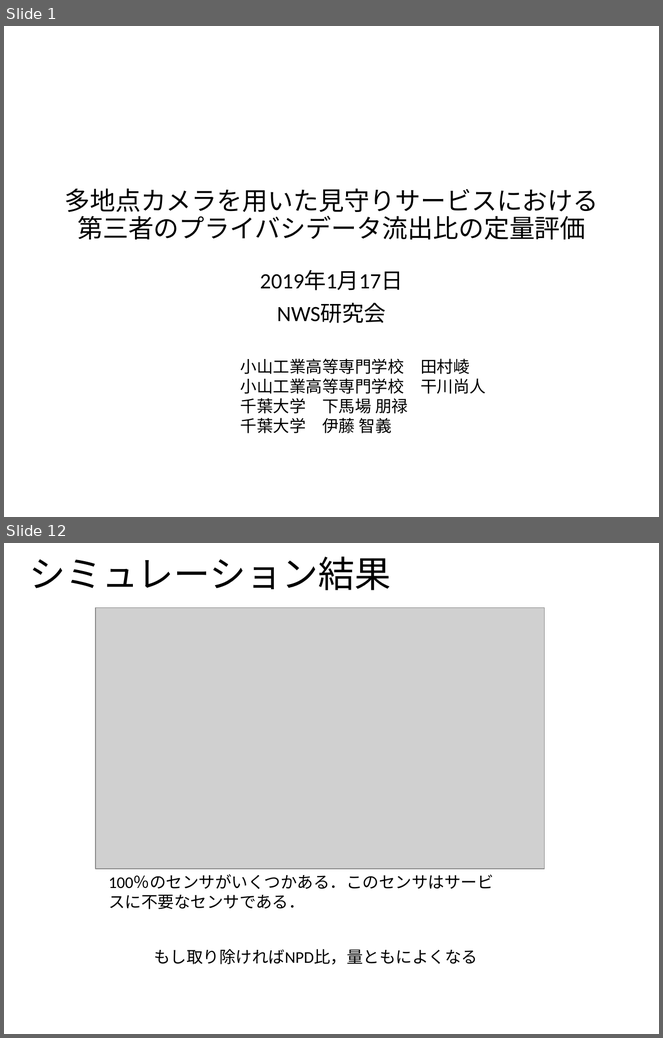
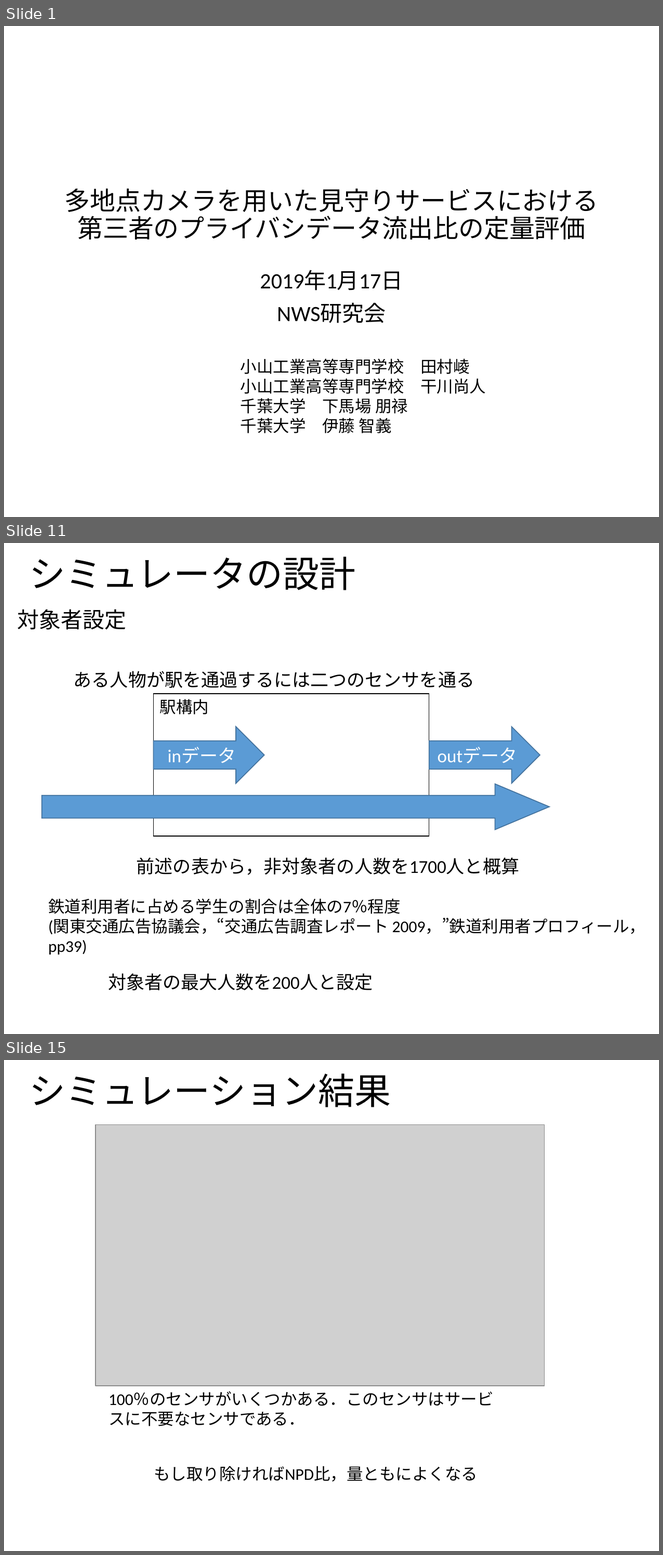
Before and after one commit to ao-megane/LplcOpenDataConverter, a slide deck: LplcOpenDataConverter/LplcOpenDataConverter/プレゼン/多地点カメラを用いた見守りサービスにおける第三者のプライバシデータ流出比の定量評価.pptx. Shown one above the other, each under a label of ours: slides 1 and 12 before the commit, slides 1, 11 and 15 after it; the slides between them are not shown. The pictures are 663x1038 and 663x1555 pixels, drawn with LibreOffice and Linux fonts; fonts in the diff are those of the drawing; grey boxes stand for pictures; background and template pictures are left out. Boxes give left, top, right and bottom in pixels: in the first picture for what was removed or moved away, otherwise in the second. Text is boxed around its words. In the diff, an @@ line names an element or a change of style, - is before the commit and + after.

```diff
--- a/LplcOpenDataConverter/LplcOpenDataConverter/プレゼン/多地点カメラを用いた見守りサービスにおける第三者のプライバシデータ流出比の定量評価.pptx
+++ b/LplcOpenDataConverter/LplcOpenDataConverter/プレゼン/多地点カメラを用いた見守りサービスにおける第三者のプライバシデータ流出比の定量評価.pptx
@@ slide 11 added at (4, 543, 659, 1034), background #FFFFFF; not listed: 1 template element that a slide beside it also shows @@
@@ title added at (29, 557, 356, 590), 40 pt, text #000000 @@
+シミュレータの設計
@@ text added at (17, 609, 126, 630), 24 pt, text #000000 @@
+対象者設定
@@ text added at (74, 671, 475, 688), 20 pt, text #000000 @@
+ある人物が駅を通過するには二つのセンサを通る
@@ rectangle added at (153, 694, 429, 836), fill #FFFFFF, outline #000000 1 pt @@
@@ text added at (160, 699, 209, 715), 18 pt, text #000000 @@
+駅構内
@@ right arrow added at (153, 727, 264, 784), fill #5B9BD5, outline #43739E 1 pt, 20 pt, text #FFFFFF @@
+inデータ
@@ right arrow added at (429, 727, 540, 784), fill #5B9BD5, outline #43739E 1 pt, 20 pt, text #FFFFFF @@
+outデータ
@@ right arrow added at (42, 784, 550, 830), fill #5B9BD5, outline #43739E 1 pt @@
@@ text added at (137, 858, 519, 875), 20 pt, text #000000 @@
+前述の表から，非対象者の人数を1700人と概算
@@ text added at (48, 899, 646, 955), 18 pt, text #000000 @@
+鉄道利用者に占める学生の割合は全体の7％程度
+(関東交通広告協議会，“交通広告調査レポート 2009，”鉄道利用者プロフィール，pp39)
@@ text added at (108, 974, 373, 991), 20 pt, text #000000 @@
+対象者の最大人数を200人と設定
@@ what was slide 12 is now slide 15 @@
```
Also in this commit, not shown: 12 slides changed, 4 other slides added, 1 slide removed, 1 other file.
